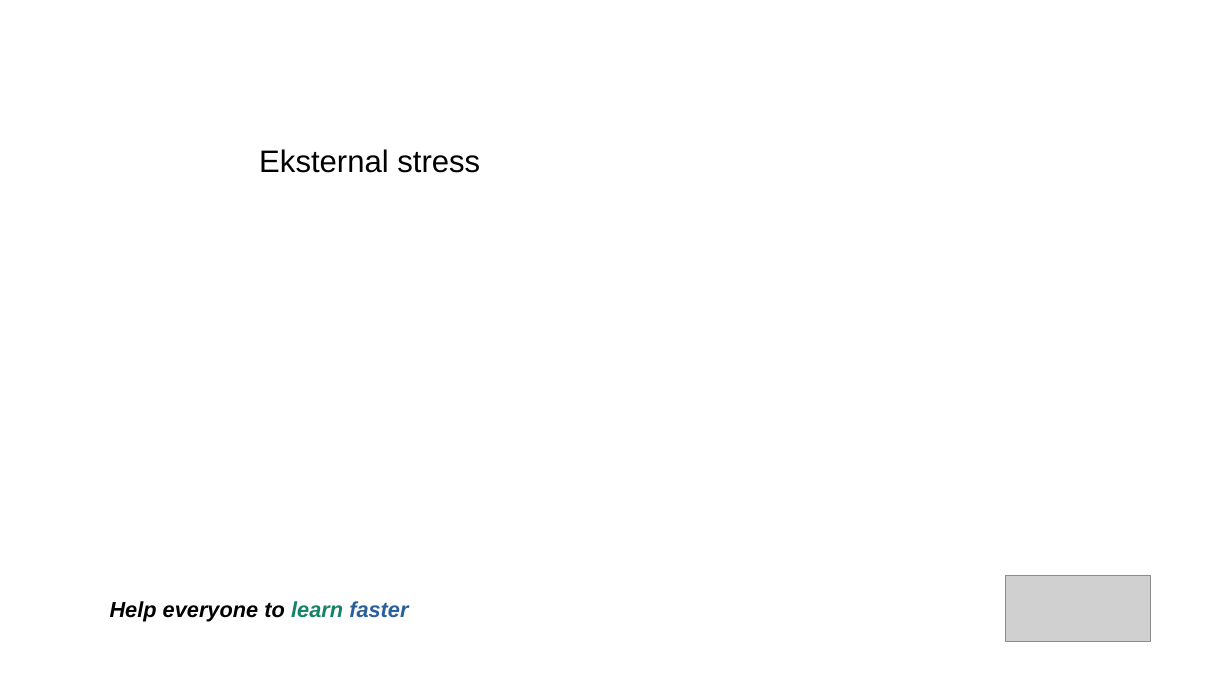
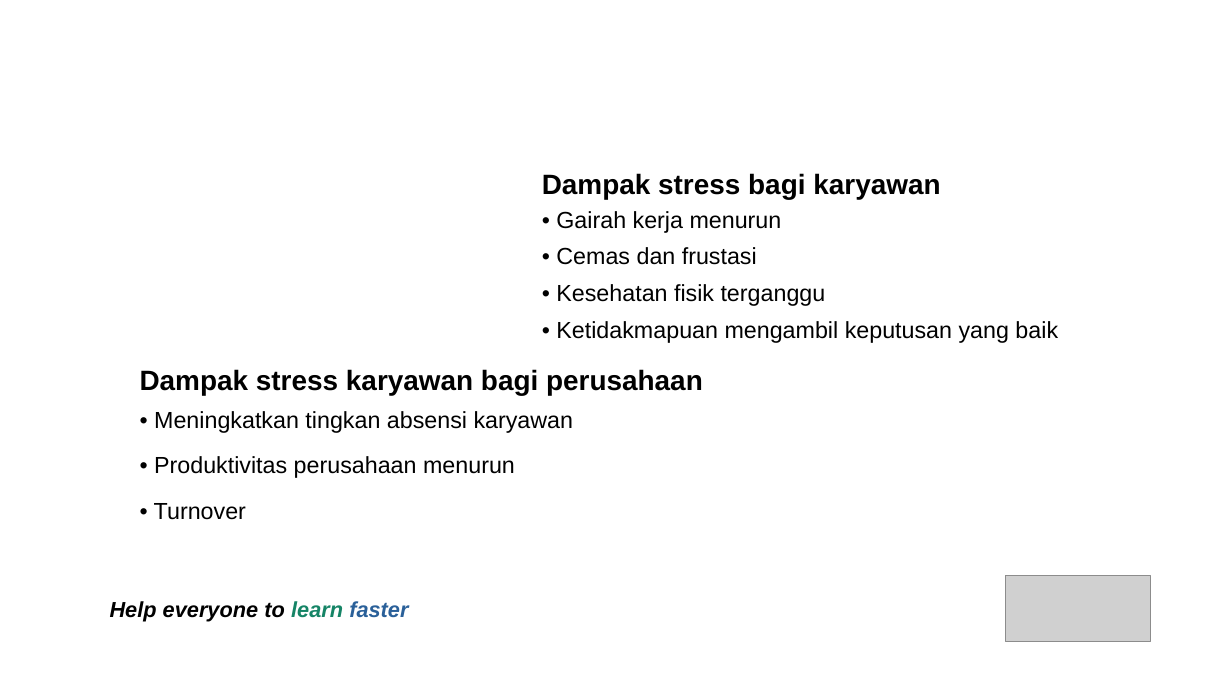
Before and after one commit to jejaksaid/course-flc, a slide deck: slide 27 of time-and-stress-management/sllide.odp (slide 21 before the commit). Drawn at 1232x693 pixels with LibreOffice and Linux fonts; fonts in the diff are those of the drawing; grey boxes stand for pictures; background and template pictures are left out. Boxes give left, top, right and bottom in pixels: in the first picture for what was removed or moved away, otherwise in the second. Text is boxed around its words. In the diff, an @@ line names an element or a change of style, - is before the commit and + after.

```diff
--- a/time-and-stress-management/sllide.odp
+++ b/time-and-stress-management/sllide.odp
@@ text removed at (259, 149, 480, 173) @@
-Eksternal stress
@@ text added at (542, 173, 1058, 343), 15 pt, text #000000 @@
+Dampak stress bagi karyawan
+• Gairah kerja menurun
+• Cemas dan frustasi
+• Kesehatan fisik terganggu
+• Ketidakmapuan mengambil keputusan yang baik
@@ text added at (140, 369, 703, 478), 15 pt, text #000000 @@
+Dampak stress karyawan bagi perusahaan
+• Meningkatkan tingkan absensi karyawan
+• Produktivitas perusahaan menurun
+• Turnover
```
Also in this commit, not shown: 10 slides added, 1 other file.
